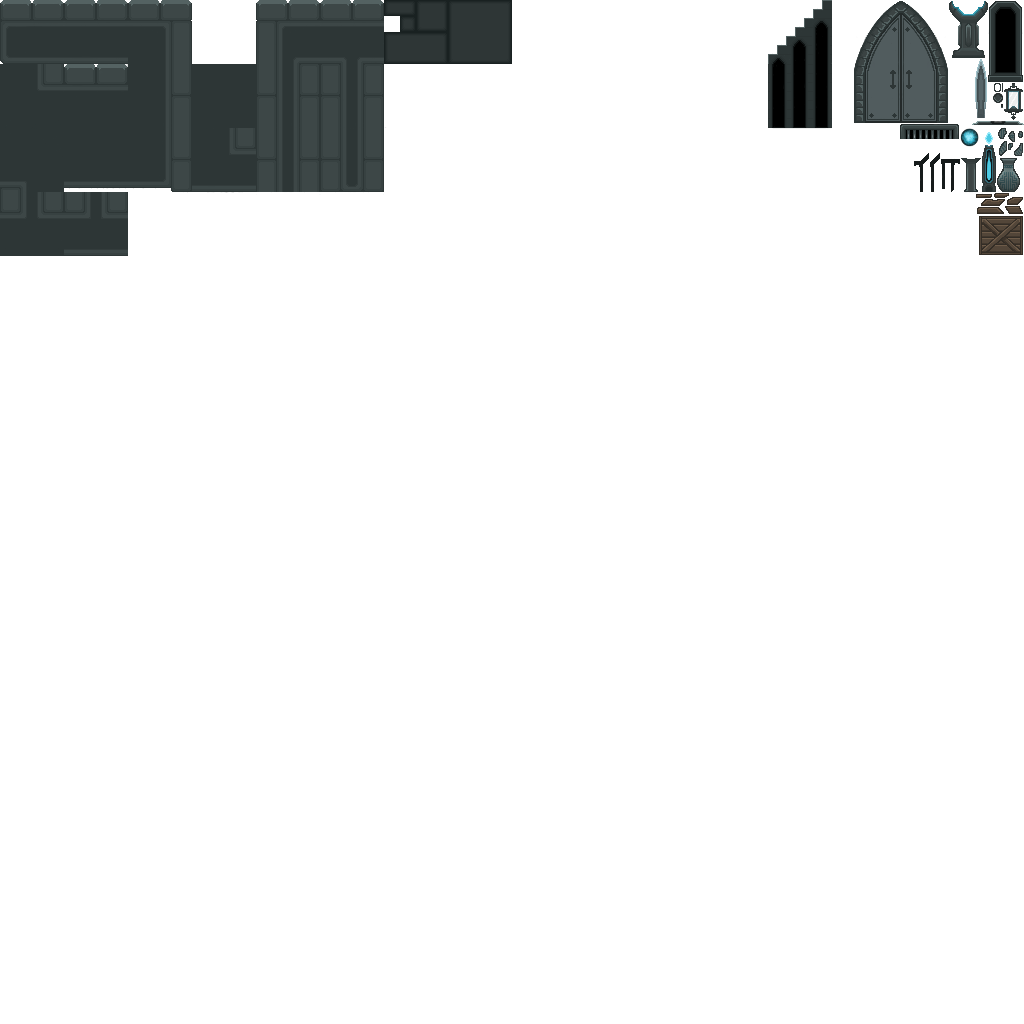
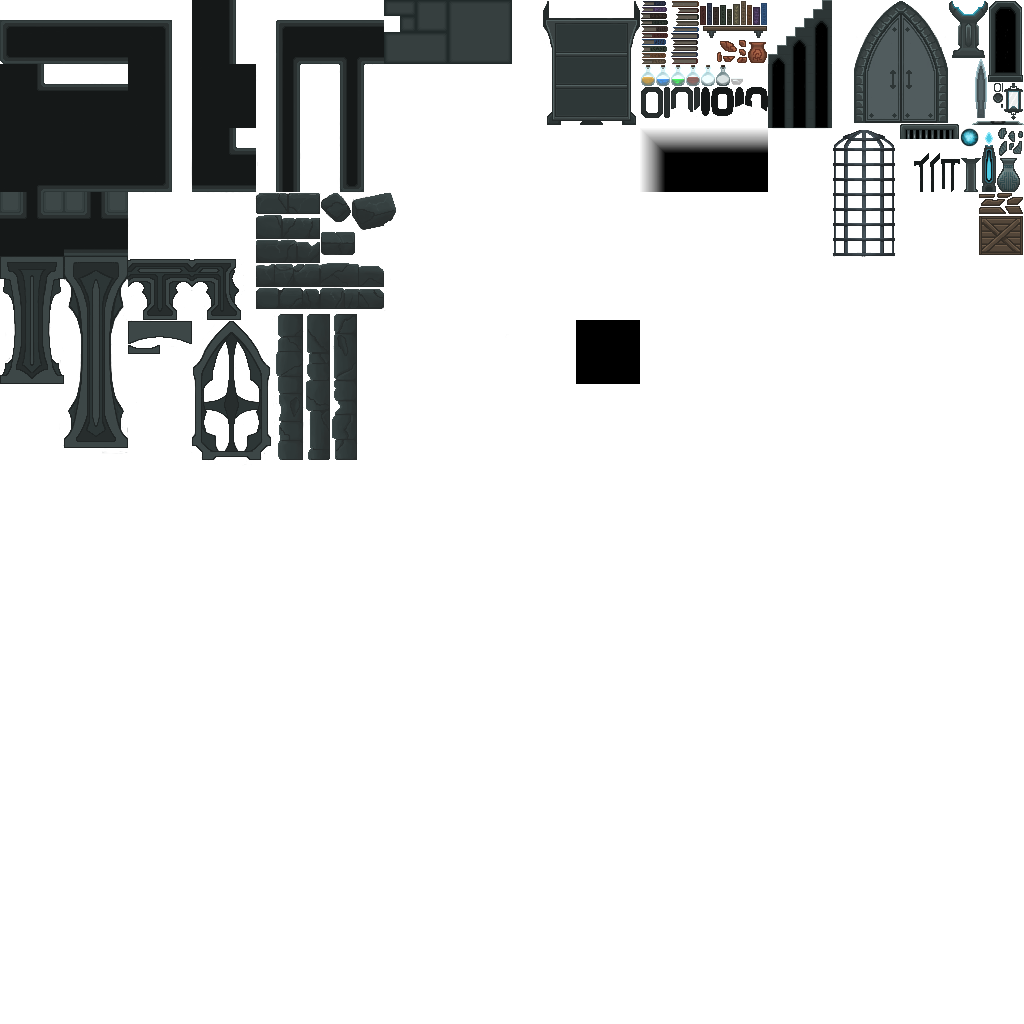
The second 1024x1024 image is a revision of the first. Changes to its layers:
removed layer "Layer 27 copy" over bbox(902, 2, 949, 124)
added layer "9/14/19 updated" above "9/11/19 updated" over bbox(0, 0, 1023, 465)
removed layer "Layer 1" (1st of 4) over bbox(384, 0, 512, 64)
removed layer "Inside Corner Ceiling" (1st of 2) over bbox(0, 0, 387, 195)
removed group "Undamaged Flooring" (19 layers) over bbox(0, 0, 949, 195)
removed layer "Layer 43" (2nd of 2, in "Undamaged Flooring") from group "Undamaged Flooring" over bbox(1, 0, 191, 72)
removed layer "Layer 42" from group "Undamaged Flooring" over bbox(0, 23, 171, 188)
removed layer "Inserted Image" (2nd of 3, in "Undamaged Flooring") from group "Undamaged Flooring" over bbox(319, 0, 385, 131)
removed layer "Inside Corner Floor" from group "Undamaged Flooring" over bbox(0, 63, 66, 129)
removed layer "Inserted Image" (3rd of 3, in "Undamaged Flooring") from group "Undamaged Flooring" over bbox(192, 127, 257, 193)
removed layer "Double Wall" (2nd of 2, in "Undamaged Flooring") from group "Undamaged Flooring" over bbox(256, 127, 320, 195)
removed layer "Double Wall Connector" from group "Undamaged Flooring" over bbox(256, 63, 320, 131)
removed layer "Double Wall Cap" from group "Undamaged Flooring" over bbox(320, 127, 387, 195)
removed layer "Corner With Inside Corner" from group "Undamaged Flooring" over bbox(256, 0, 321, 68)
removed layer "Bottom Corner" from group "Undamaged Flooring" over bbox(127, 127, 192, 193)
removed layer "Side Piece" from group "Undamaged Flooring" over bbox(127, 63, 192, 129)
removed layer "Middle Piece Open Bottom" from group "Undamaged Flooring" over bbox(63, 64, 129, 129)
removed layer "Middle Piece" from group "Undamaged Flooring" over bbox(63, 0, 129, 65)
removed layer "Inside Corner Ceiling" (2nd of 2, in "Undamaged Flooring") from group "Undamaged Flooring" over bbox(0, 125, 64, 195)
…and 8 more changes (8 removed)
